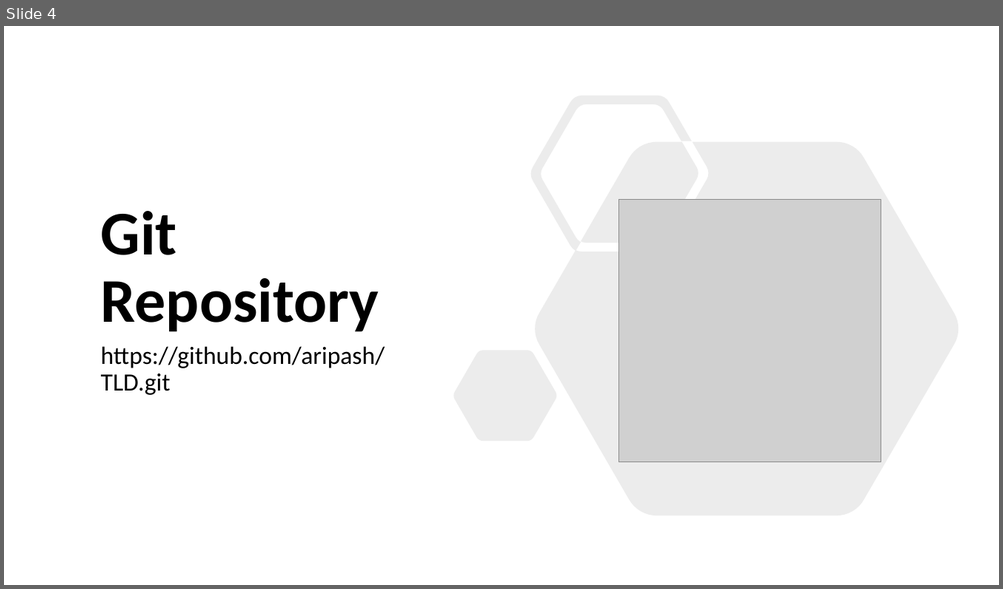
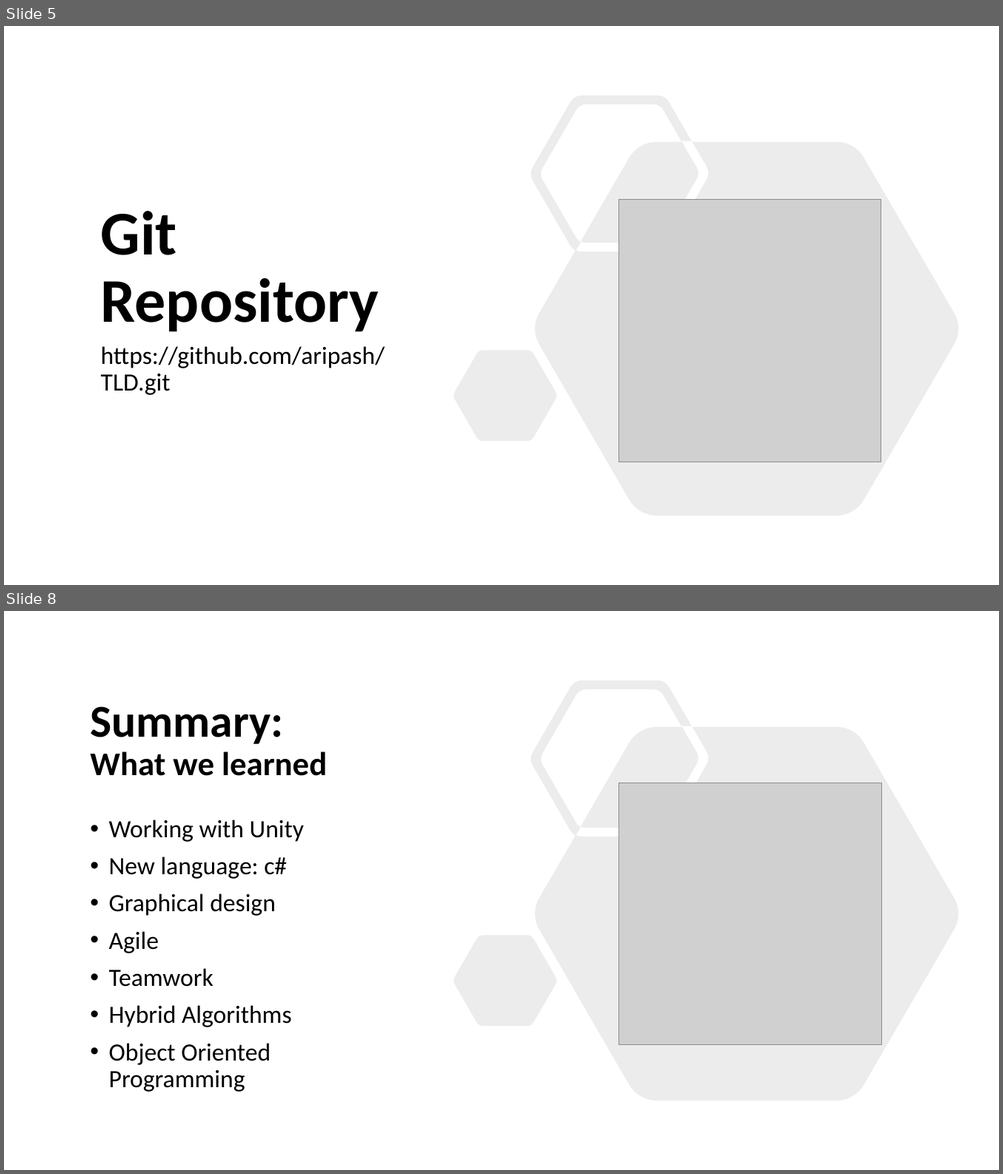
Before and after one commit to aripash/TLD, a slide deck: Presentation.pptx. Shown one above the other, each under a label of ours: slide 4 before the commit, slides 5 and 8 after it; the slides between them are not shown. The pictures are 1003x589 and 1003x1174 pixels, drawn with LibreOffice and Linux fonts; fonts in the diff are those of the drawing; grey boxes stand for pictures. Boxes give left, top, right and bottom in pixels: in the first picture for what was removed or moved away, otherwise in the second. Text is boxed around its words. In the diff, an @@ line names an element or a change of style, - is before the commit and + after.

```diff
--- a/Presentation.pptx
+++ b/Presentation.pptx
@@ slide 8 added at (x1=4, y1=611, x2=999, y2=1170), background #FFFFFF @@
@@ freeform shape added at (x1=454, y1=681, x2=959, y2=1101), fill #808080 at 15% opacity @@
@@ title added at (x1=90, y1=706, x2=327, y2=776), 32 pt, text #000000, bold @@
+Summary:
+What we learned
@@ picture added at (x1=619, y1=783, x2=882, y2=1045) @@
@@ text added at (x1=109, y1=820, x2=304, y2=1092), 24 pt, text #000000 @@
+• Working with Unity
+• New language: c#
+• Graphical design
+• Agile
+• Teamwork
+• Hybrid Algorithms
+• Object Oriented Programming
@@ what was slide 4 is now slide 5 @@
```
Also in this commit, not shown: 4 other slides added, 4 other files.
